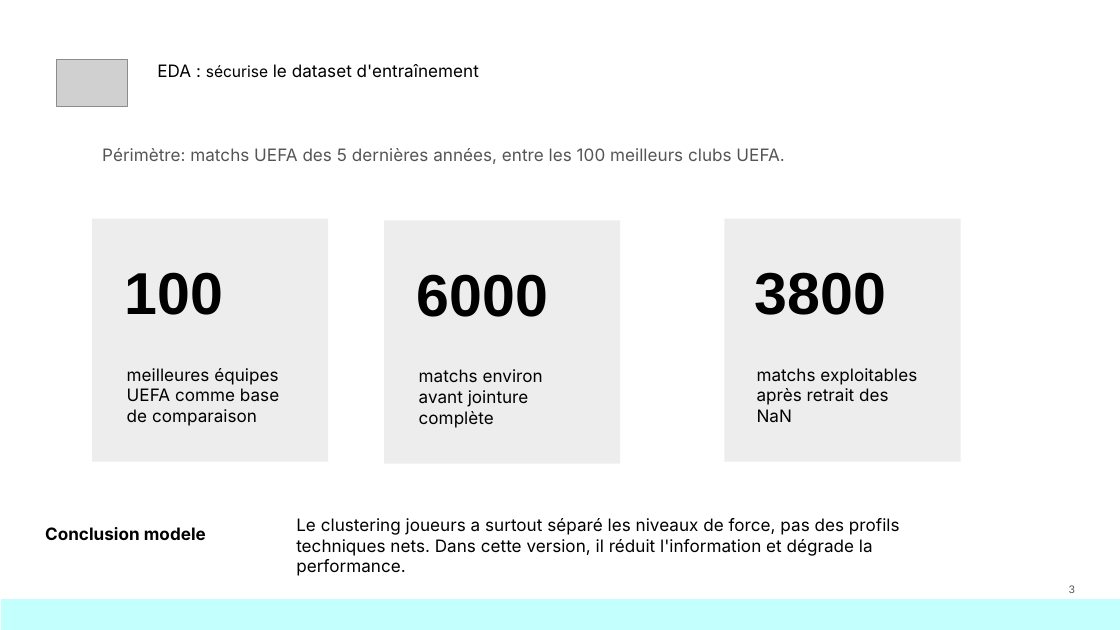
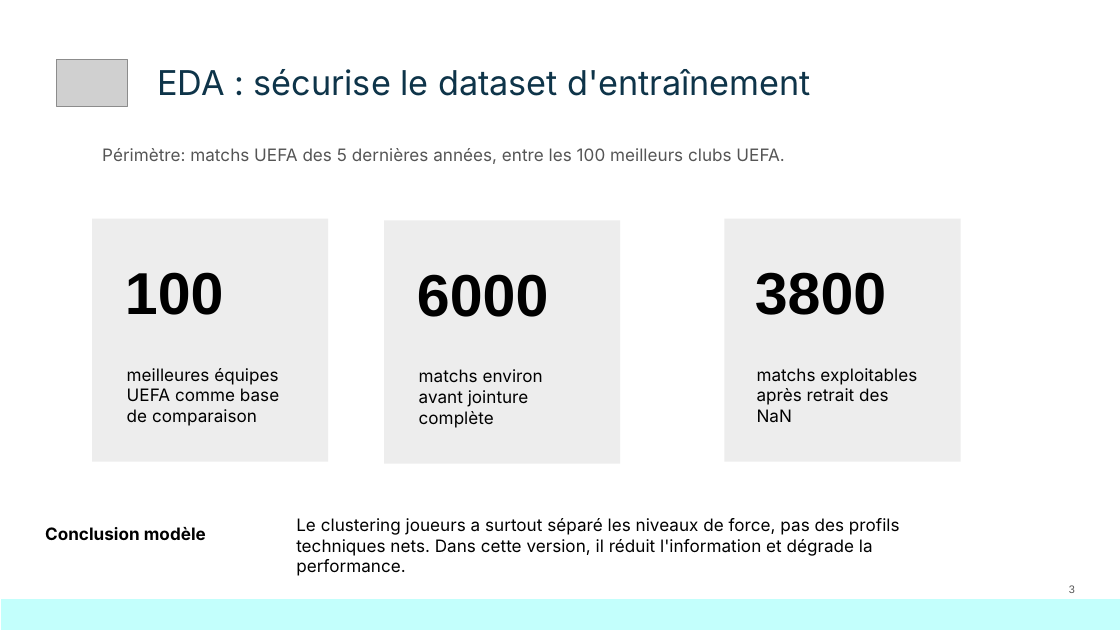
Before and after one commit to kinpintouche-star/football-predictor, a slide deck: slide 8 of docs/FootballPredictorDemoDay20260803.pptx. Drawn at 1120x630 pixels with LibreOffice and Linux fonts; fonts in the diff are those of the drawing; grey boxes stand for pictures; background and template pictures are left out. Boxes give left, top, right and bottom in pixels: in the first picture for what was removed or moved away, otherwise in the second. Text is boxed around its words. In the diff, an @@ line names an element or a change of style, - is before the commit and + after.

```diff
--- a/docs/FootballPredictorDemoDay20260803.pptx
+++ b/docs/FootballPredictorDemoDay20260803.pptx
@@ title "EDA : sécurise le dataset ..." at <box>157,69,811,96</box>: size 11 to 22 pt in "EDA : le dataset d'entraînement"; size 10 to 22 pt in "sécurise"; text colour #000000 to #0E3449; vertical alignment top to middle @@
@@ text at <box>45,527,206,540</box>: text changed @@
-Conclusion modele
+Conclusion modèle
```
Also in this commit, not shown: 12 other slides changed.
